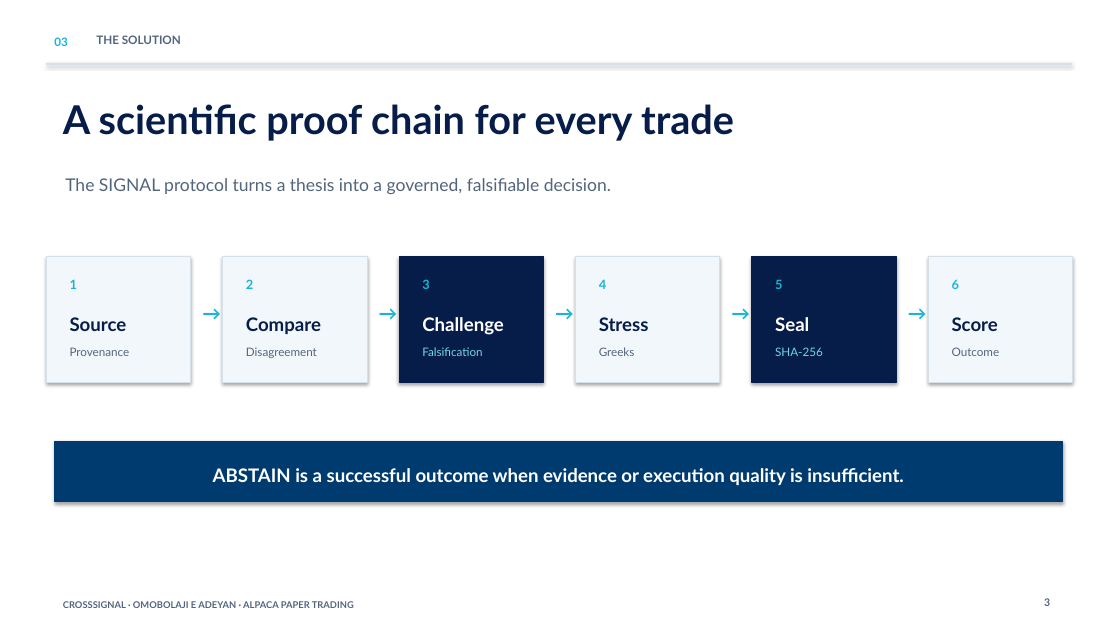
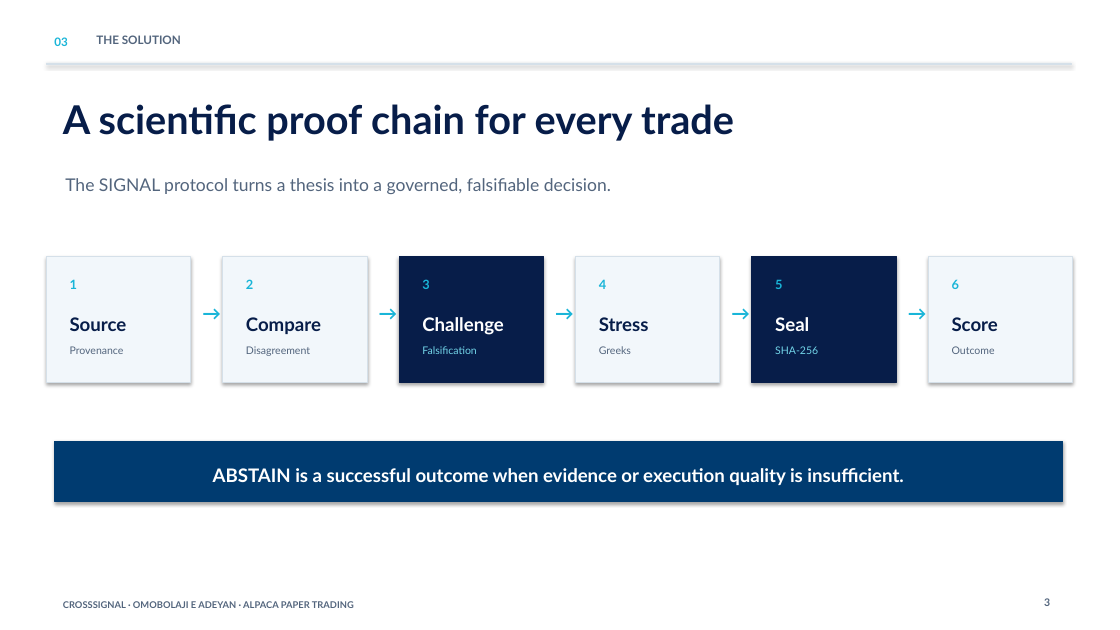
Before and after one commit to omobolajiadeyan/alpaca-cross-market-agent, a slide deck: slide 3 of submission/CrossSignal-Hackathon-Pitch-Final.pptx. Drawn at 1120x630 pixels with LibreOffice and Linux fonts; fonts in the diff are those of the drawing. Boxes give left, top, right and bottom in pixels: in the first picture for what was removed or moved away, otherwise in the second. Text is boxed around its words. In the diff, an @@ line names an element or a change of style, - is before the commit and + after.

```diff
--- a/submission/CrossSignal-Hackathon-Pitch-Final.pptx
+++ b/submission/CrossSignal-Hackathon-Pitch-Final.pptx
@@ size 10 to 9 pt in 6 elements at box(70, 346, 124, 354), box(246, 346, 310, 356), box(422, 346, 476, 354), box(599, 346, 631, 354), box(775, 346, 818, 354), box(952, 346, 995, 354) @@
```
Also in this commit, not shown: 2 other slides changed, 1 slide added, 1 slide removed, 8 other files.
